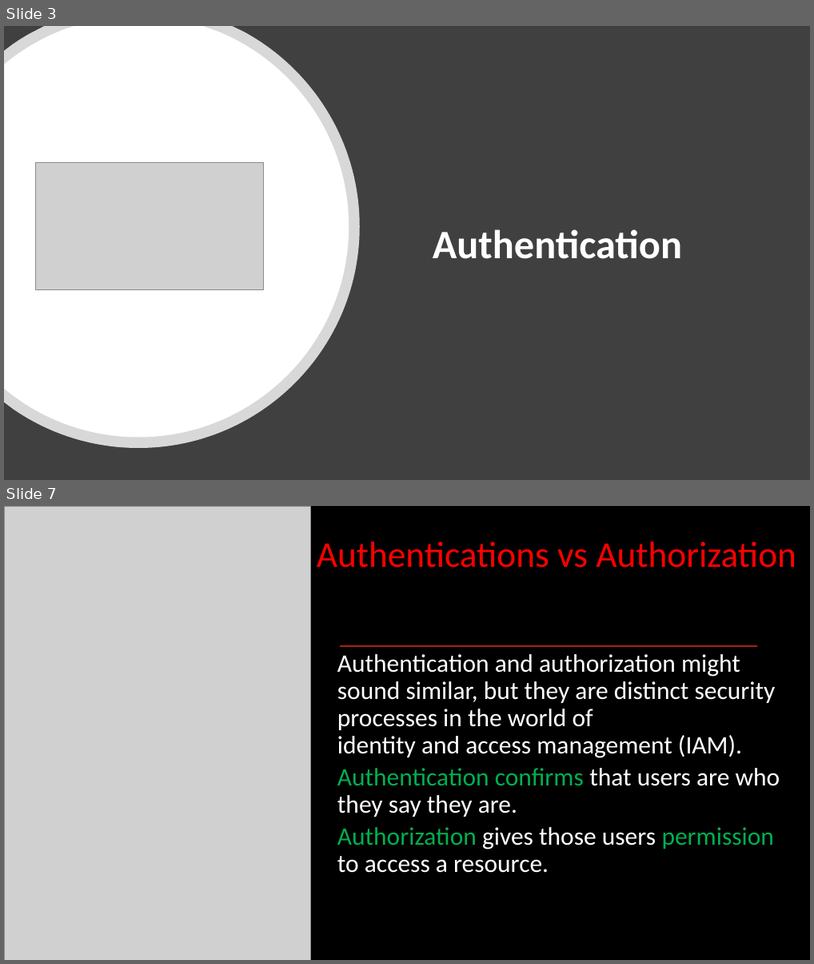
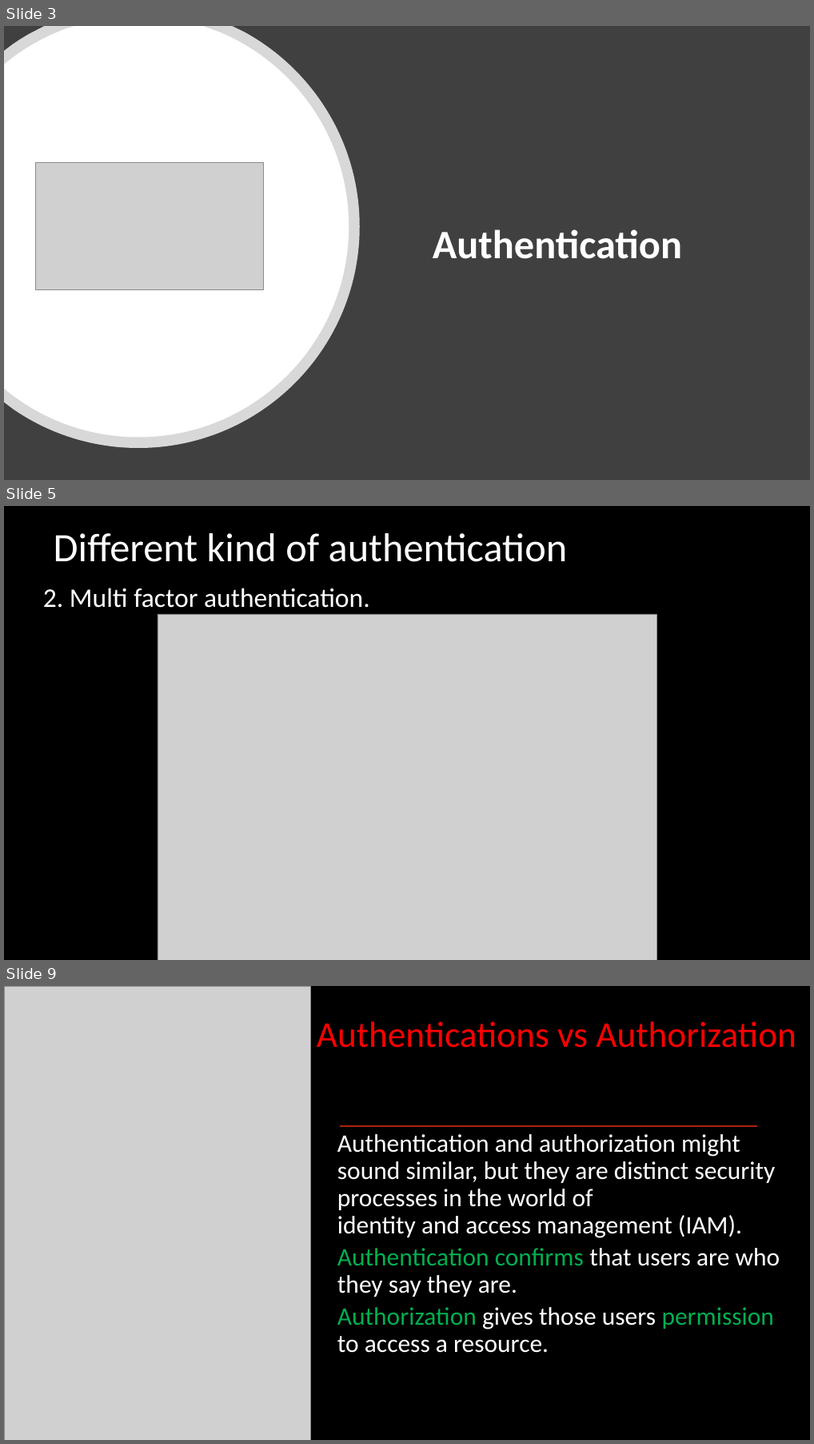
Before and after one commit to asafnaory/nestjs-course, a slide deck: presentations/lecture_jwt.pptx. Shown one above the other, each under a label of ours: slides 3 and 7 before the commit, slides 3, 5 and 9 after it; the slides between them are not shown. The pictures are 814x964 and 814x1444 pixels, drawn with LibreOffice and Linux fonts; fonts in the diff are those of the drawing; grey boxes stand for pictures. Boxes give left, top, right and bottom in pixels: in the first picture for what was removed or moved away, otherwise in the second. Text is boxed around its words. In the diff, an @@ line names an element or a change of style, - is before the commit and + after.

```diff
--- a/presentations/lecture_jwt.pptx
+++ b/presentations/lecture_jwt.pptx
@@ slide 5 added at <box>4,506,810,960</box>, background #000000 @@
@@ title added at <box>54,533,568,562</box>, 48 pt, text #FFFFFF @@
+Different kind of authentication
@@ text added at <box>43,588,370,608</box>, 32 pt, text #FFFFFF @@
+2. Multi factor authentication.
@@ picture added at <box>158,614,658,960</box> @@
@@ what was slide 7 is now slide 9 @@
```
Also in this commit, not shown: 3 slides changed, 10 other slides added, 3 slides removed, 2 other files.
